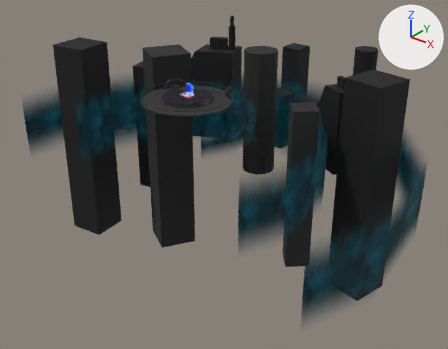
A saved change to the glTF model assets/models/menu.glb.
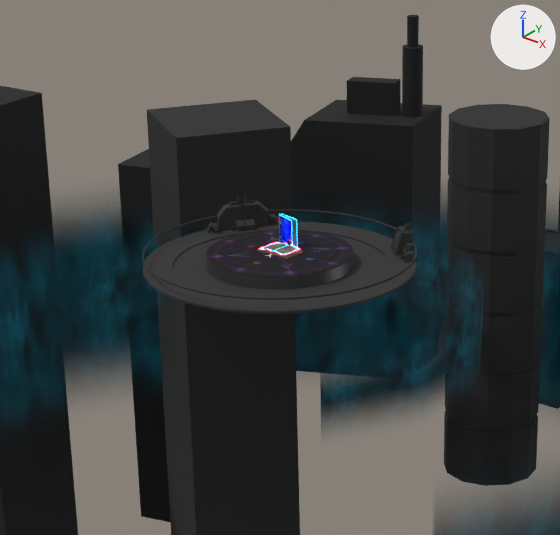
Old and new are each drawn whole from a 50 mm lens placed at (21.7, -23.94, 10.87), pointed at (-0.13, 3.35, -6.05) and again close up on the part from 21% to 63% of the width and 3% to 55% of the height. Lighting does not change. The marker at upper right points along +X, +Y and +Z. Where no turn or scale is listed for an object, it has been applied to the vertices.

The scene before the commit, as lines of its bpy script (objects in view):
```python
me_cube_019 = bpy.data.meshes.new('Cube.019')
me_cube_019.from_pydata(...)  # 76 vertices, 120 faces; spans x -0.121..0.311, y -0.143..0.391, z -0.526..0.121
me_cube_019.materials.append(mat_material_011)  # black #2c2c2c
me_cube_025 = bpy.data.meshes.new('Cube.025')
me_cube_025.from_pydata(...)  # 66 vertices, 100 faces; spans x -3.59..0.3, y -2.15..1.2, z -7.66..0.56
me_cube_025.materials.append(mat_material_012)  # black #111111
me_cylinder_007 = bpy.data.meshes.new('Cylinder.007')
me_cylinder_007.from_pydata(...)  # 18 vertices, 16 faces; spans x -3.83..3.83, y -2.41..3.83, z -1.62..0.34
me_cylinder_007.materials.append(mat_material_019)
ob_cube_017 = bpy.data.objects.new('Cube.017', me_cube_019)
ob_cube_017.location = (-1.96, 1.27, 0.28)
ob_cube_027 = bpy.data.objects.new('Cube.027', me_cube_025)
ob_cube_027.location = (-3.02, 7.89, 2.0)
ob_cylinder_005 = bpy.data.objects.new('Cylinder.005', me_cylinder_007)
ob_cylinder_005.location = (0.0, 0.0, -0.68)
# also in view: 'Cylinder.007' at (0.0, 1.87, -3.47); 'Cylinder.003' at (0.9, 5.55, -2.28); 'Cube.036' at (-4.24, 2.88, -5.32); 'Cube.034' at (-9.67, 0.76, -5.32); 'Cylinder.008' at (0.02, 3.46, -4.3)
```
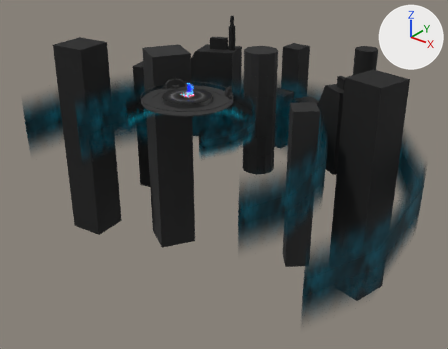
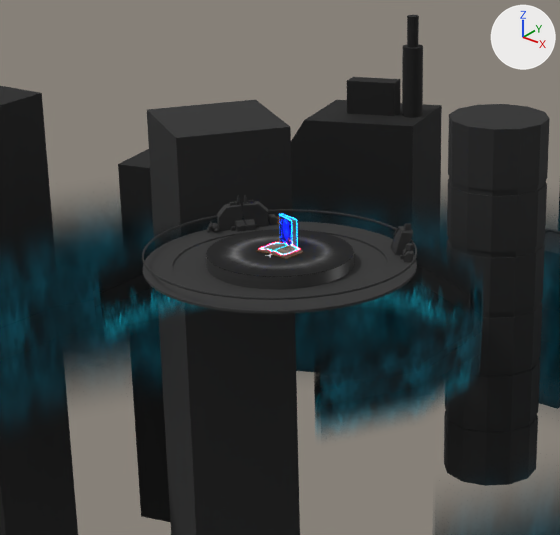
Pixel boxes (x1, y1, x2, y2) of what changed, in the close-ups (560 x 535 px):
```json
{"object": "Cylinder.006", "change": "added", "after": [98, 248, 474, 423]}
```

Edits to the scene script, one JSON object a line:
```json
{"op": "add", "block": "img_2", "code": ["img_2 = load_image('2', '_unpacked/2', 480, 270, 'sRGB')"]}
{"op": "add", "block": "mat_material_020", "code": ["mat_material_020 = bpy.data.materials.new('Material.020')", "# colours: cyan #00deff, black #000000", "# uses the picture img_2", "# uses the picture img_d_bw_gradient_02"]}
{"op": "add", "block": "me_cylinder_009", "code": ["me_cylinder_009 = bpy.data.meshes.new('Cylinder.009')", "me_cylinder_009.from_pydata(...)  # 36 vertices, 32 faces; spans x -3.65..3.65, y -2.34..3.65, z -1.61..0.35", "me_cylinder_009.materials.append(mat_material_020)"]}
{"op": "add", "block": "ob_cylinder_006", "code": ["ob_cylinder_006 = bpy.data.objects.new('Cylinder.006', me_cylinder_009)", "ob_cylinder_006.location = (0.0, 0.0, -0.68)"]}
```
